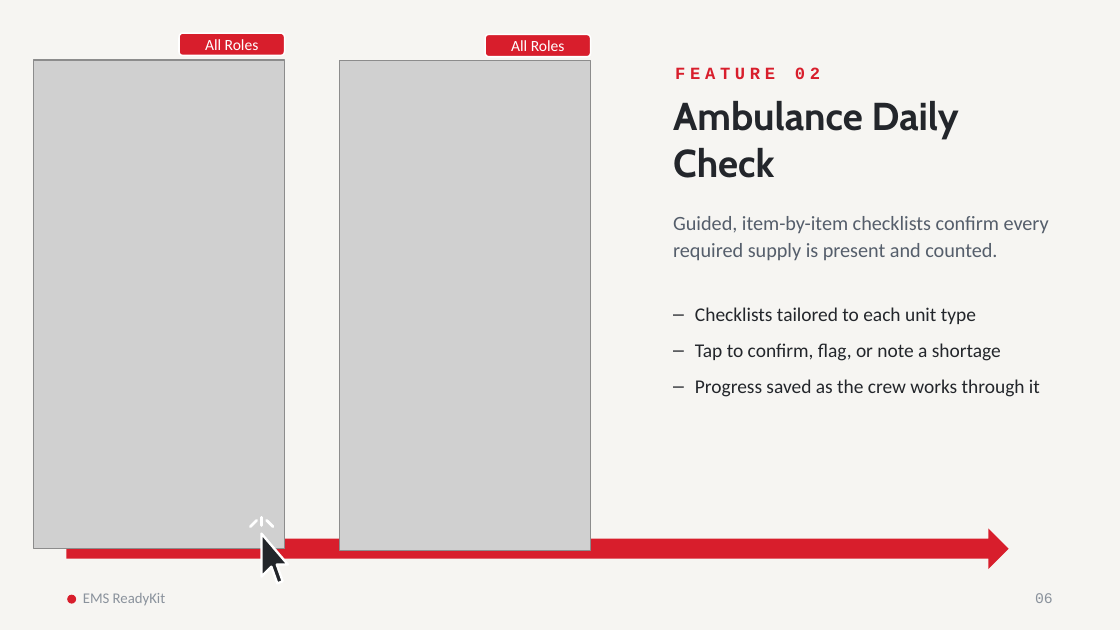
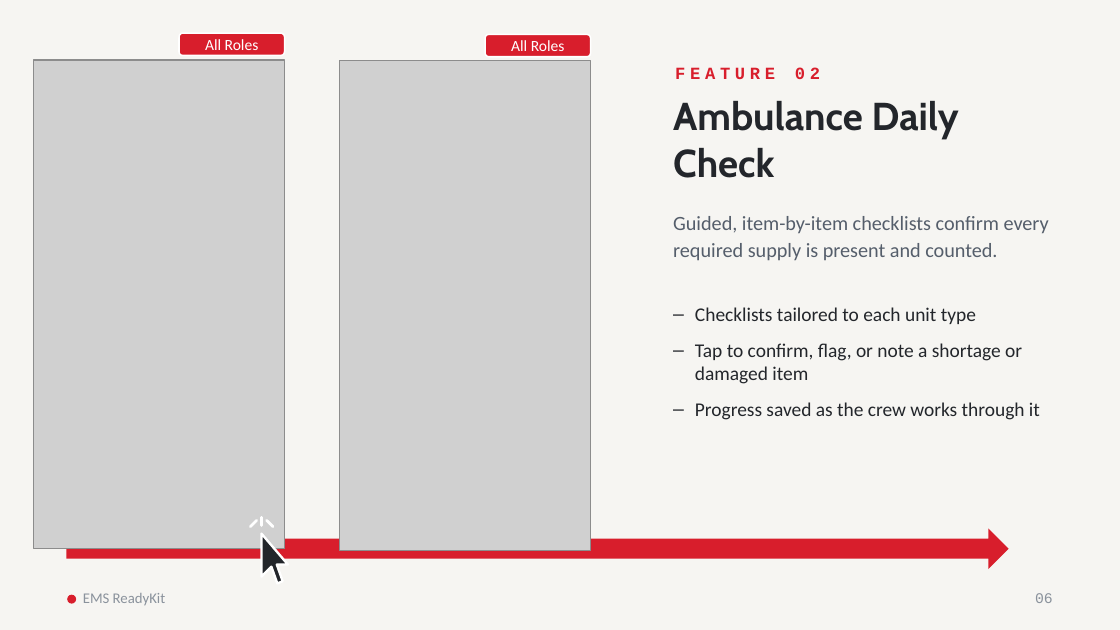
Before and after one commit to Jinniyah/EMS_ReadyKit, a slide deck: slide 7 of docs/evidence/live_deployment/LIVE01-05_EMS_ReadyKit_WebApp.pptx. Drawn at 1120x630 pixels with LibreOffice and Linux fonts; fonts in the diff are those of the drawing; grey boxes stand for pictures. Boxes give left, top, right and bottom in pixels: in the first picture for what was removed or moved away, otherwise in the second. Text is boxed around its words. In the diff, an @@ line names an element or a change of style, - is before the commit and + after.

```diff
--- a/docs/evidence/live_deployment/LIVE01-05_EMS_ReadyKit_WebApp.pptx
+++ b/docs/evidence/live_deployment/LIVE01-05_EMS_ReadyKit_WebApp.pptx
@@ text at [695,343,1022,384]: text changed @@
-– Tap to confirm, flag, or note a shortage
+– Tap to confirm, flag, or note a shortage or damaged item
```
Also in this commit, not shown: 6 other slides changed, 4 slides added.
